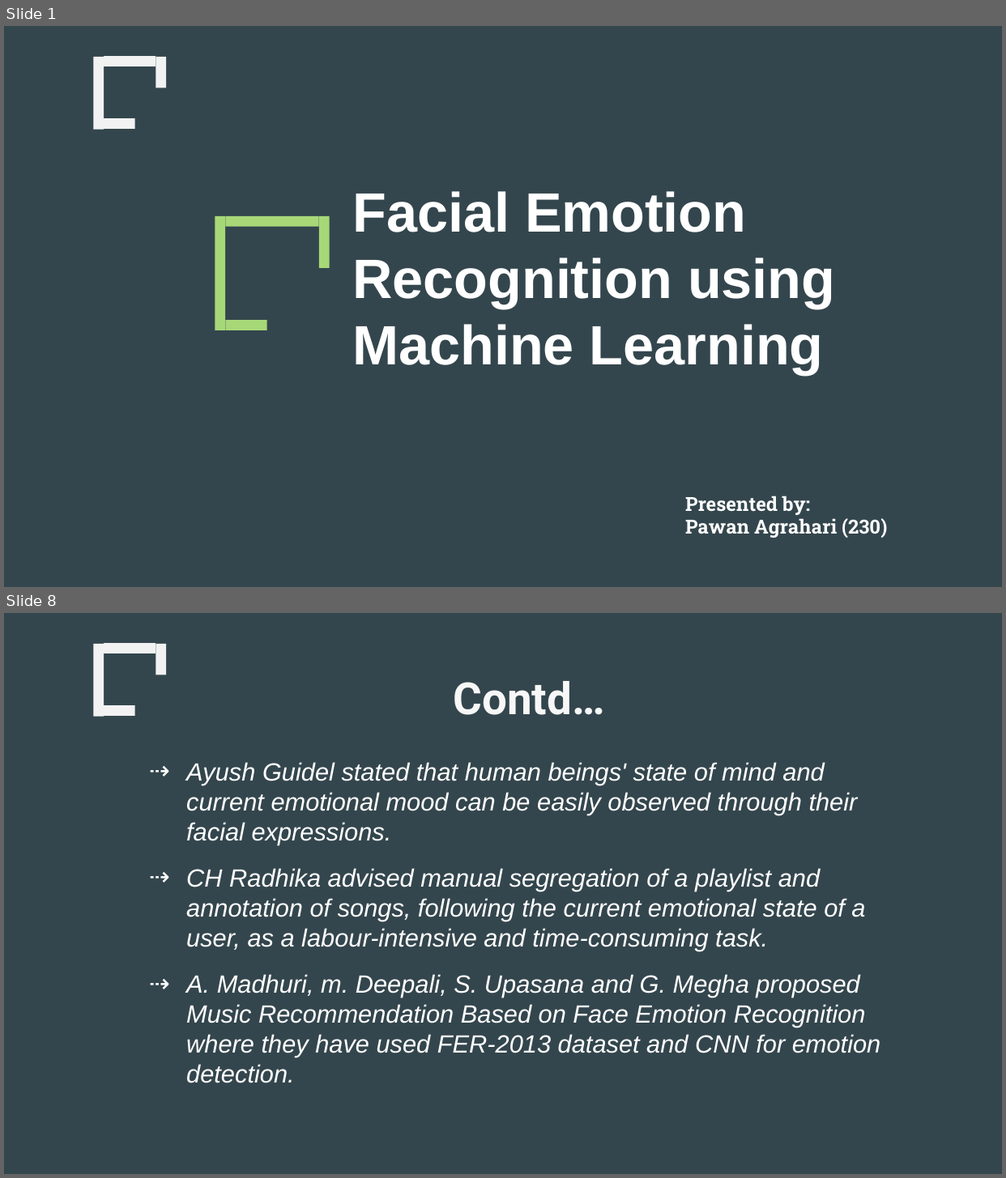
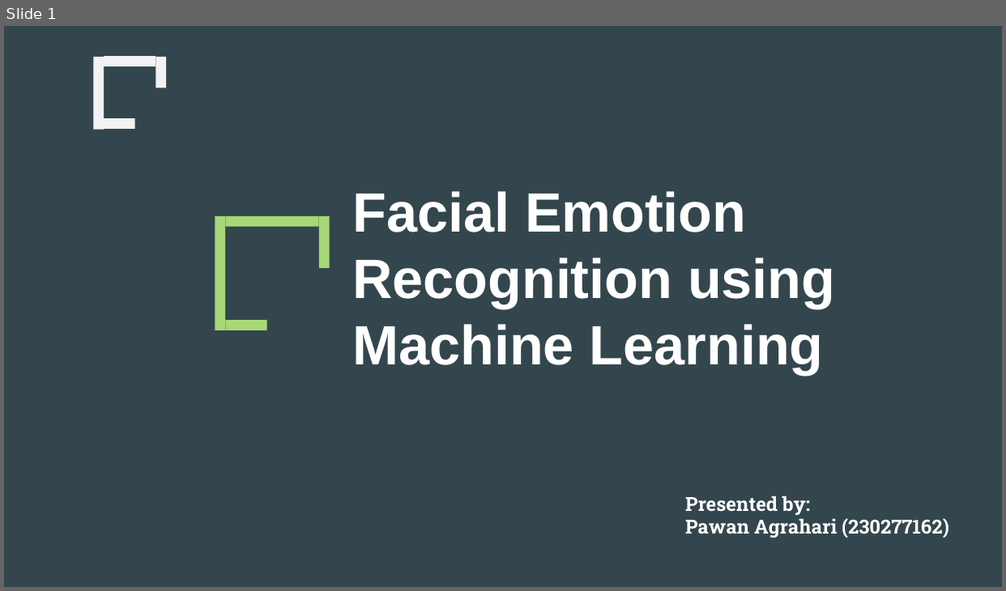
Before and after one commit to pawanagraharii/Facial-Emotion-Recognition-Using-Machine-Learning, a slide deck: PresentationSlides/230277162_PawanAgrahari_PresentationSlide_FacialEmotionDetectionUsingMachineLearning_2024.pptx. Shown one above the other, each under a label of ours: slides 1 and 8 before the commit, slide 1 after it; the slides between them are not shown. The pictures are 1006x1178 and 1006x591 pixels, drawn with LibreOffice and Linux fonts; fonts in the diff are those of the drawing. Boxes give left, top, right and bottom in pixels: in the first picture for what was removed or moved away, otherwise in the second. Text is boxed around its words. In the diff, an @@ line names an element or a change of style, - is before the commit and + after.

```diff
--- a/PresentationSlides/230277162_PawanAgrahari_PresentationSlide_FacialEmotionDetectionUsingMachineLearning_2024.pptx
+++ b/PresentationSlides/230277162_PawanAgrahari_PresentationSlide_FacialEmotionDetectionUsingMachineLearning_2024.pptx
@@ slide 8 removed at box(4, 613, 1002, 1174), background #34464D; not listed: 4 template elements that a slide beside it also shows @@
@@ rectangle removed at box(4, 613, 46, 1174) @@
@@ text removed at box(453, 681, 604, 715) @@
-Contd…
@@ text removed at box(186, 762, 881, 1084) @@
-⇢ Ayush Guidel stated that human beings' state of mind and current emotional mood can be easily observed through their facial expressions.
-⇢ CH Radhika advised manual segregation of a playlist and annotation of songs, following the current emotional state of a user, as a labour-intensive and time-consuming task.
-⇢ A. Madhuri, m. Deepali, S. Upasana and G. Megha proposed Music Recommendation Based on Face Emotion Recognition where they have used FER-2013 dataset and CNN for emotion detection.
@@ slide 1 changed as well @@
@@ text at box(685, 518, 949, 538): text changed @@
-Pawan Agrahari (230)
+Pawan Agrahari (230277162)
```
Also in this commit, not shown: 13 other slides changed, 12 slides added, 14 other slides removed, 1 other file.
